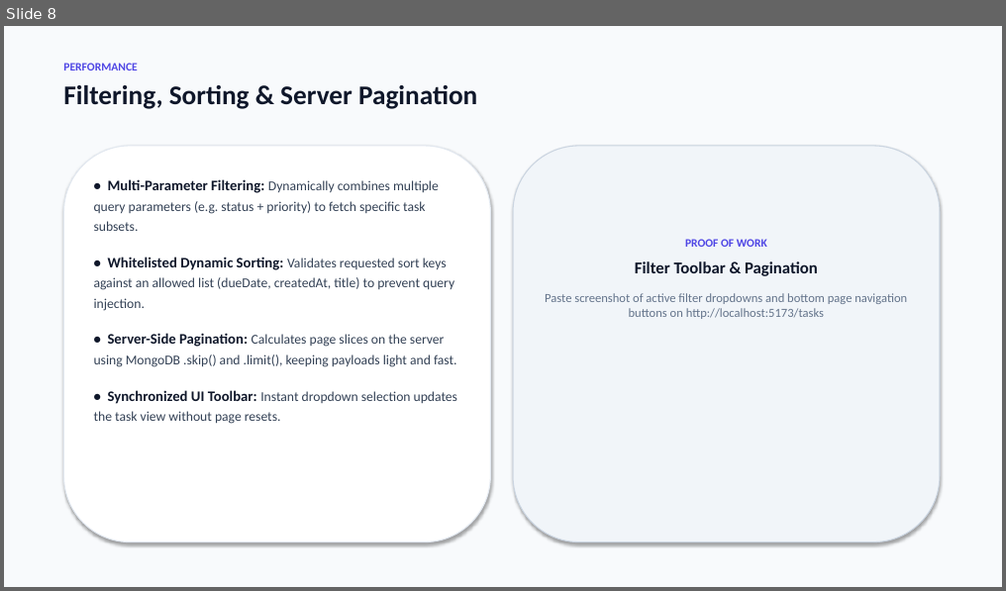
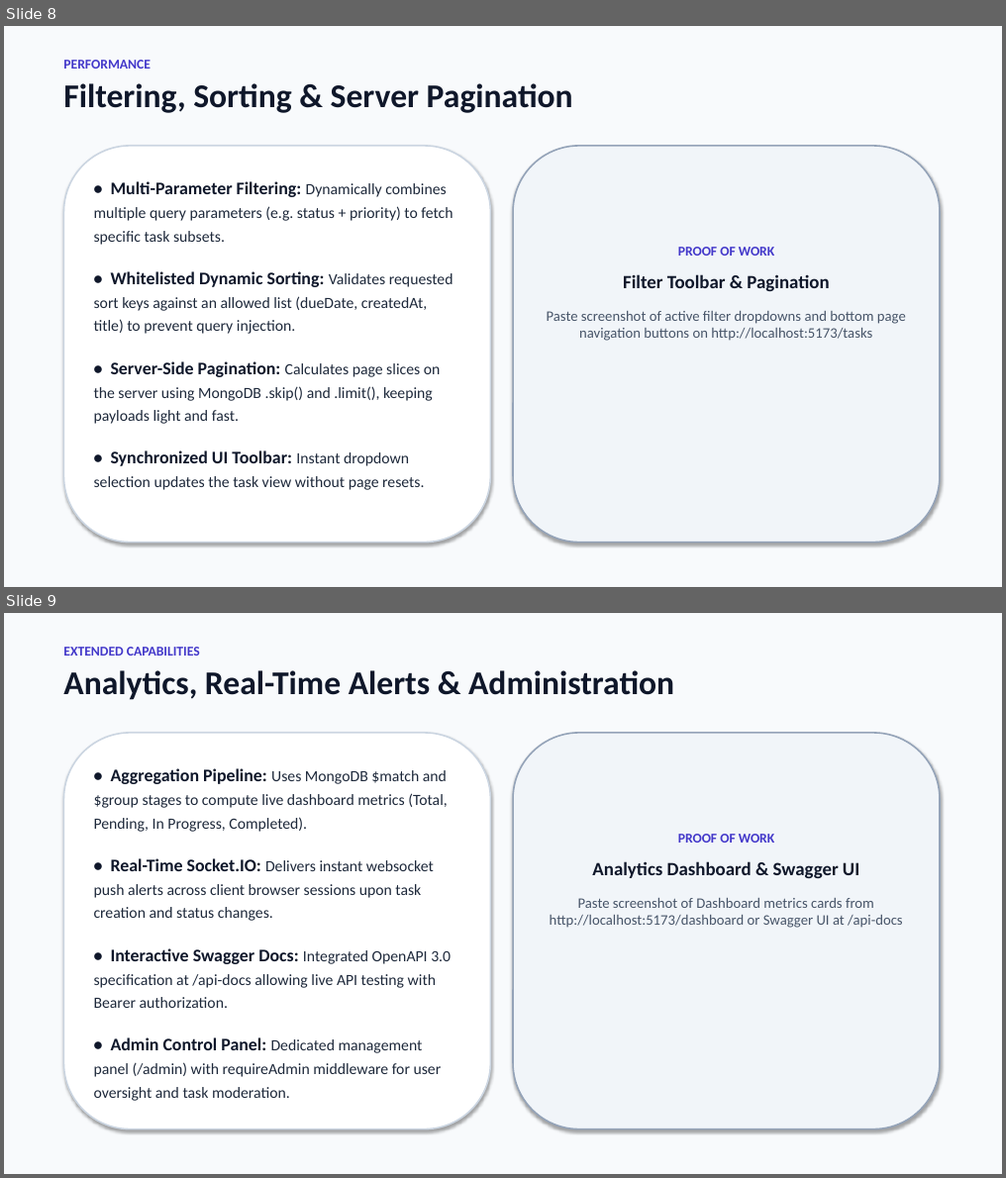
Before and after one commit to tejasvijain09/TaskFlow, a slide deck: TaskFlow_Presentation.pptx. Shown one above the other, each under a label of ours: slide 8 before the commit, slides 8 and 9 after it. The pictures are 1006x591 and 1006x1178 pixels, drawn with LibreOffice and Linux fonts; fonts in the diff are those of the drawing. Boxes give left, top, right and bottom in pixels: in the first picture for what was removed or moved away, otherwise in the second. Text is boxed around its words. In the diff, an @@ line names an element or a change of style, - is before the commit and + after.

```diff
--- a/TaskFlow_Presentation.pptx
+++ b/TaskFlow_Presentation.pptx
@@ slide 9 added at (x1=4, y1=613, x2=1002, y2=1174), background #FFFFFF @@
@@ rectangle added at (x1=4, y1=613, x2=1002, y2=1174), fill #F8FAFC @@
@@ text added at (x1=63, y1=647, x2=674, y2=700), 32 pt, text #0F172A, bold @@
+EXTENDED CAPABILITIES
+Analytics, Real-Time Alerts & Administration
@@ rounded rectangle added at (x1=63, y1=733, x2=491, y2=1130), fill #FFFFFF, outline #CBD5E1 1.5 pt @@
@@ rounded rectangle added at (x1=513, y1=733, x2=940, y2=1130), fill #F1F5F9, outline #94A3B8 1.5 pt @@
@@ text added at (x1=94, y1=768, x2=450, y2=1101), 15 pt, text #1E293B @@
+• Aggregation Pipeline: Uses MongoDB $match and $group stages to compute live dashboard metrics (Total, Pending, In Progress, Completed).
+• Real-Time Socket.IO: Delivers instant websocket push alerts across client browser sessions upon task creation and status changes.
+• Interactive Swagger Docs: Integrated OpenAPI 3.0 specification at /api-docs allowing live API testing with Bearer authorization.
+• Admin Control Panel: Dedicated management panel (/admin) with requireAdmin middleware for user oversight and task moderation.
@@ text added at (x1=549, y1=834, x2=903, y2=928), 14 pt, text #475569 @@
+PROOF OF WORK
+Analytics Dashboard & Swagger UI
+Paste screenshot of Dashboard metrics cards from http://localhost:5173/dashboard or Swagger UI at /api-docs
@@ slide 8 changed as well @@
@@ text "PERFORMANCE" at (x1=63, y1=60, x2=573, y2=113): size 11 to 13 pt, text colour #4F46E5 to #4338CA in "PERFORMANCE"; size 26 to 32 pt in "Filtering, Sorting & Server Pagination"; less space between paragraphs @@
@@ rounded rectangle at (x1=63, y1=146, x2=491, y2=543): outline #E2E8F0 1 pt to #CBD5E1 1.5 pt @@
@@ text "• Multi-Parameter Filtering: Dynamically combines ..." at (x1=94, y1=181, x2=453, y2=490): size 14 to 17 pt in "• Multi-Parameter Filtering:", "• Whitelisted Dynamic Sorting:", "• Server-Side Pagination:", "• Synchronized UI Toolbar:"; size 13 to 15 pt, text colour #334155 to #1E293B in "Dynamically combines multiple query parameters (e.g. status ...", "Validates requested sort keys against an allowed ...", "Calculates page slices on the server using ...", "Instant dropdown selection updates the task view ..."; more space between paragraphs @@
@@ rounded rectangle at (x1=513, y1=146, x2=940, y2=543): outline #CBD5E1 1 pt to #94A3B8 1.5 pt @@
@@ text "PROOF OF WORK" moved from (x1=545, y1=239, x2=907, y2=319) to (x1=547, y1=247, x2=906, y2=341) @@
@@ text "PROOF OF WORK" at (x1=547, y1=247, x2=906, y2=341): size 11 to 13 pt, text colour #4F46E5 to #4338CA in "PROOF OF WORK"; size 16 to 18 pt in "Filter Toolbar & Pagination"; size 12 to 14 pt, text colour #64748B to #475569 in "Paste screenshot of active filter dropdowns and ..."; more space between paragraphs @@
```
Also in this commit, not shown: 8 other slides changed, 2 other files.
